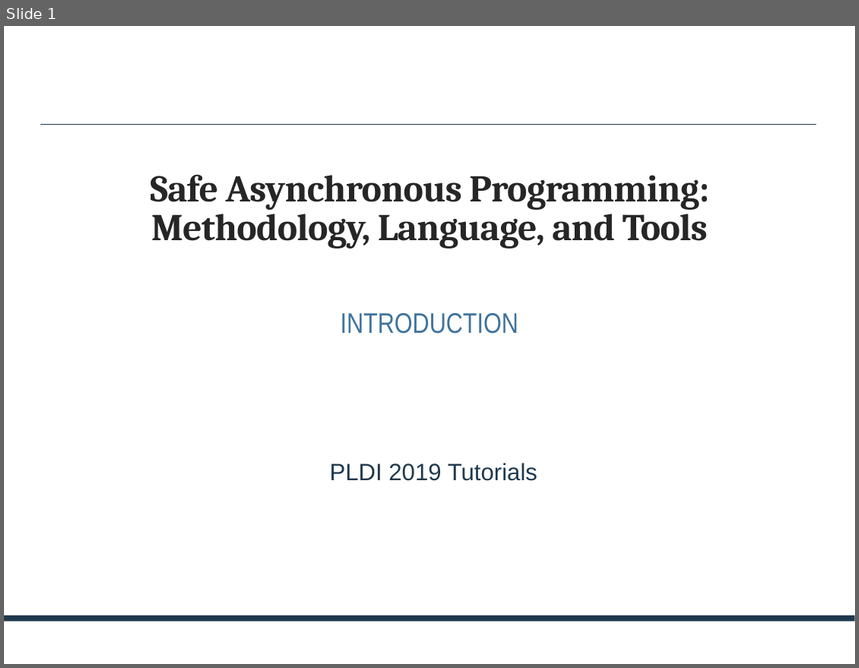
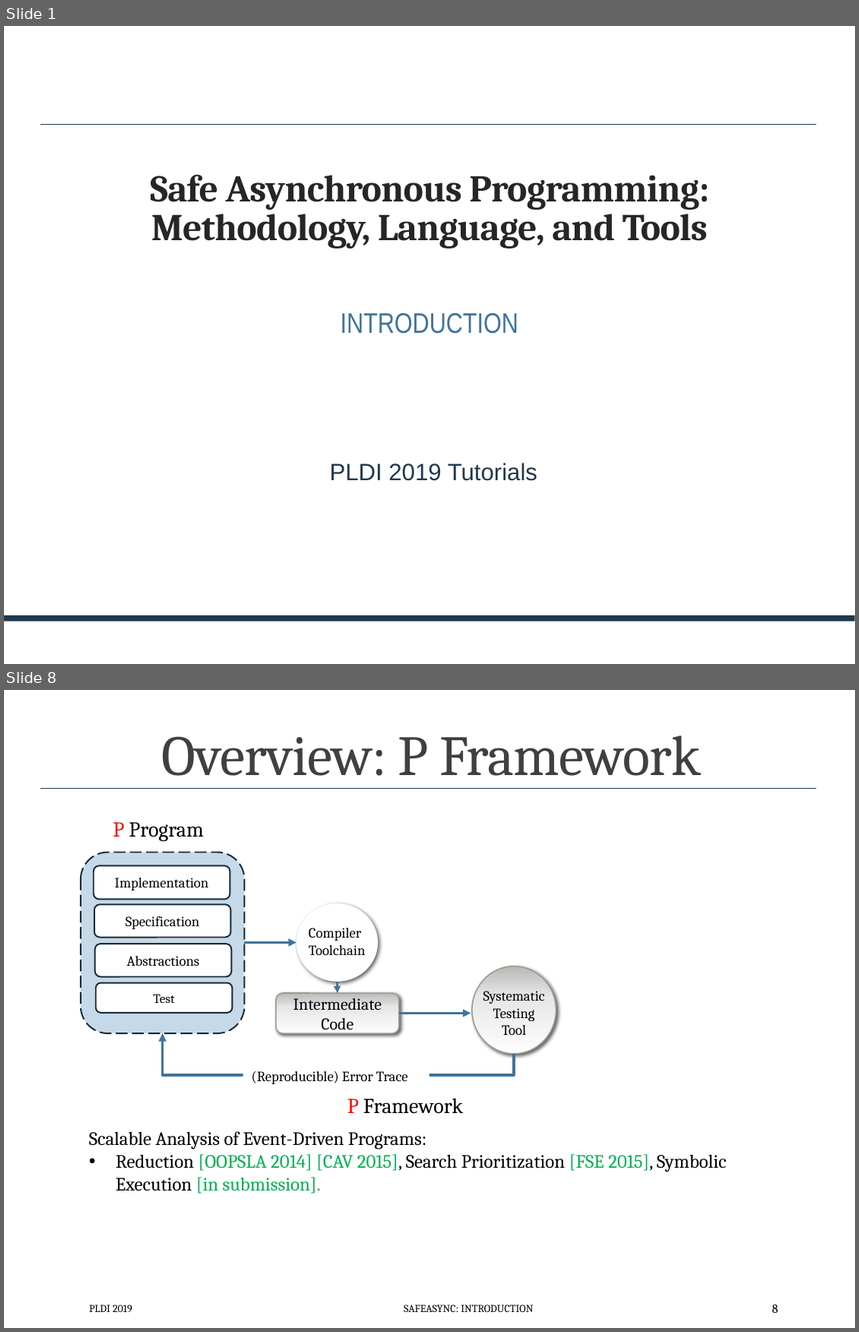
Before and after one commit to p-org/plditutorial, a slide deck: Presentations/1 - Introduction.pptx. Shown one above the other, each under a label of ours: slide 1 before the commit, slides 1 and 8 after it; the slides between them are not shown. The pictures are 859x668 and 859x1332 pixels, drawn with LibreOffice and Linux fonts; fonts in the diff are those of the drawing. Boxes give left, top, right and bottom in pixels: in the first picture for what was removed or moved away, otherwise in the second. Text is boxed around its words. In the diff, an @@ line names an element or a change of style, - is before the commit and + after.

```diff
--- a/Presentations/1 - Introduction.pptx
+++ b/Presentations/1 - Introduction.pptx
@@ slide 8 added at (4, 690, 855, 1328), background #FFFFFF; not listed: 1 template element that a slide beside it also shows @@
@@ title added at (162, 736, 701, 776), 48 pt, text #404040 @@
+Overview: P Framework
@@ text added at (113, 822, 203, 841), 18 pt, text #000000 @@
+P Program
@@ rounded rectangle added at (81, 853, 245, 1034), fill #C6D9E8, outline #172A39 1.25 pt dashed @@
@@ rounded rectangle added at (94, 866, 230, 900), fill #FFFFFF, outline #172B3A 1.25 pt, 12 pt, text #000000 @@
+Implementation
@@ rounded rectangle added at (94, 904, 230, 938), fill #FFFFFF, outline #172B3A 1.25 pt, 12 pt, text #000000 @@
+Specification
@@ ellipse added at (297, 904, 379, 982), fill #FFFFFF @@
@@ text added at (309, 928, 366, 955), 12 pt, text #000000 @@
+Compiler
+Toolchain
@@ rounded rectangle added at (95, 944, 231, 977), fill #FFFFFF, outline #172B3A 1.25 pt, 12 pt, text #000000 @@
+Abstractions
@@ elbow arrow added from (245, 943) to (297, 943), #40749B 2.25 pt @@
@@ rounded rectangle added at (96, 983, 232, 1012), fill #FFFFFF, outline #172B3A 1.25 pt, 11 pt, text #000000 @@
+Test
@@ elbow arrow added from (337, 982) to (338, 993), #40749B 1.5 pt @@
@@ ellipse added at (472, 967, 557, 1054), fill gradient #FEFEFE to #E7E7E7 to #B9B9B9, outline #94A088 1 pt @@
@@ rounded rectangle added at (276, 993, 400, 1033), fill gradient #FEFEFE to #E7E7E7 to #B9B9B9, outline #94A088 1 pt, 14 pt, text #000000 @@
+Intermediate Code
@@ text added at (484, 991, 545, 1035), 12 pt, text #000000 @@
+Systematic
+Testing
+Tool
@@ elbow arrow added from (399, 1014) to (471, 1014), #40749B 2.25 pt @@
@@ elbow arrow added from (514, 1054) to (162, 1034), #40749B 2.25 pt @@
@@ text added at (252, 1072, 408, 1084), 12 pt, text #000000 @@
+(Reproducible) Error Trace
@@ text added at (348, 1098, 463, 1114), 18 pt, text #000000 @@
+P Framework
@@ text added at (89, 1132, 727, 1194), 16 pt, text #000000 @@
+Scalable Analysis of Event-Driven Programs:
+• Reduction [OOPSLA 2014] [CAV 2015], Search Prioritization [FSE 2015], Symbolic Execution [in submission].
@@ text added at (4, 1286, 855, 1328), 18 pt, text #FFFFFF @@
+(
@@ text added at (89, 1305, 132, 1312), 9 pt, text #000000 @@
+PLDI 2019
@@ text added at (404, 1305, 533, 1312), 9 pt, text #000000 @@
+SAFEASYNC: INTRODUCTION
@@ page number added at (772, 1305, 778, 1313), 10.5 pt, text #000000 @@
+8
```
Also in this commit, not shown: 2 slides changed, 10 other slides added, 2 other files.
